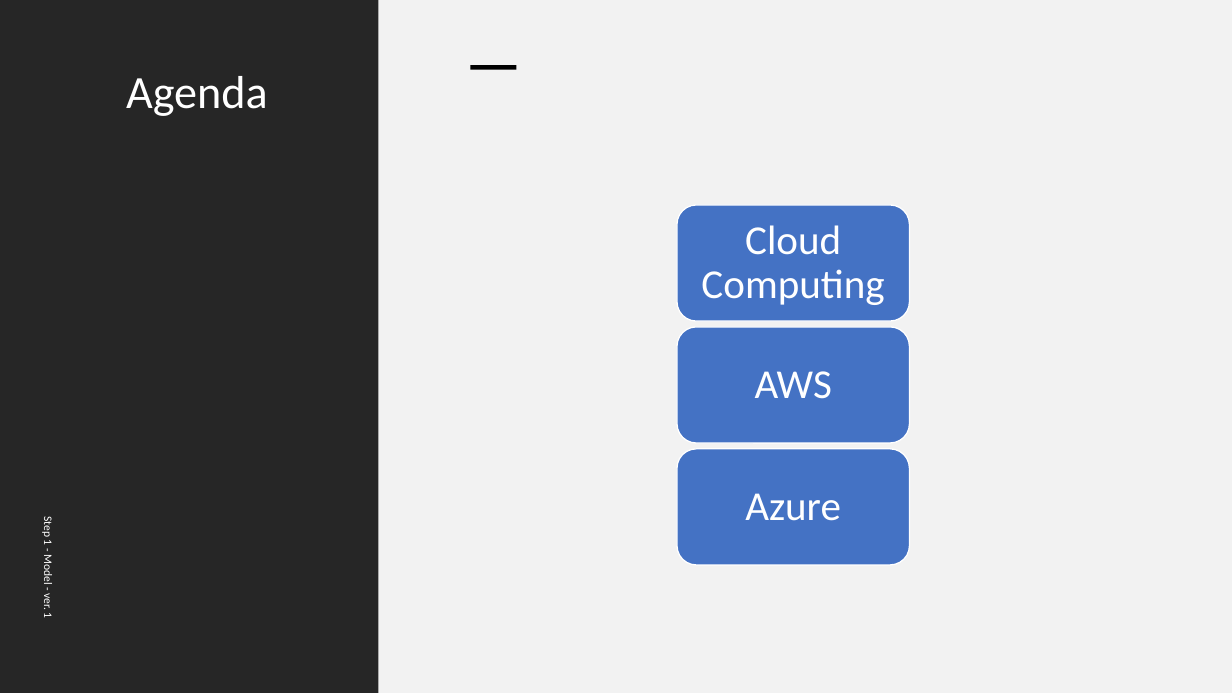
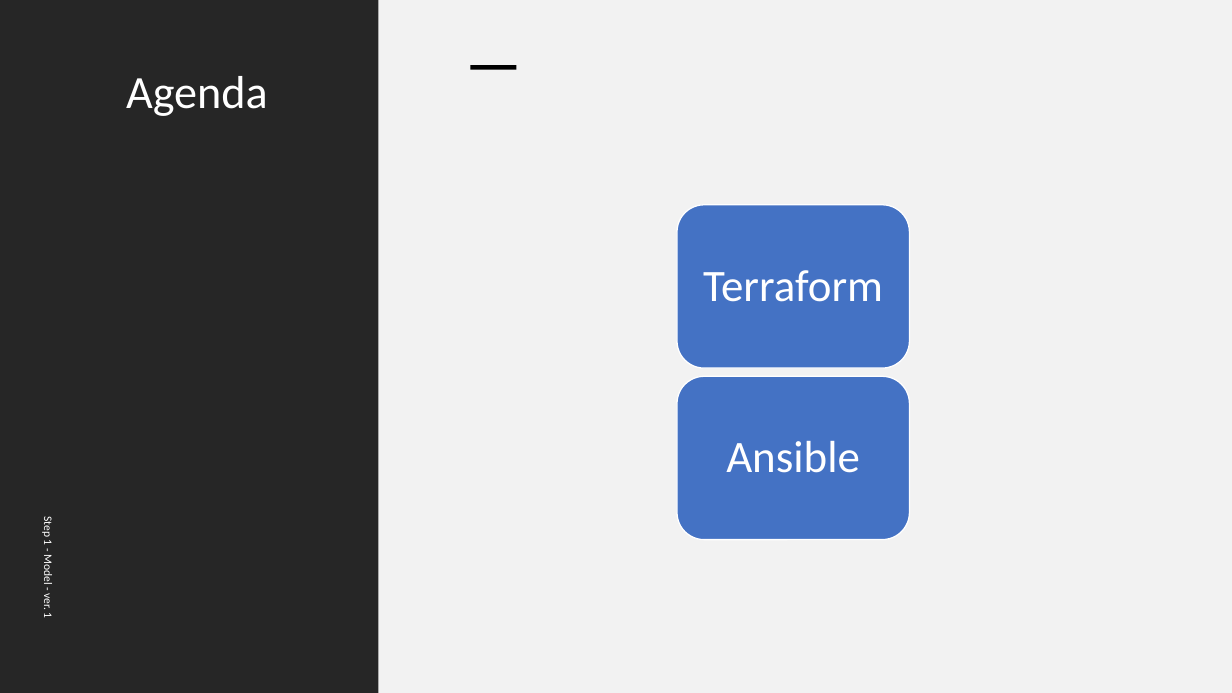
Before and after one commit to ext4dmin/DevOps-Mentorship, a slide deck: slide 2 of Step05-Infrastructure_as_a_Code_speach.pptx. Drawn at 1232x693 pixels with LibreOffice and Linux fonts; fonts in the diff are those of the drawing. Boxes give left, top, right and bottom in pixels: in the first picture for what was removed or moved away, otherwise in the second. Text is boxed around its words. In the diff, an @@ line names an element or a change of style, - is before the commit and + after.

```diff
--- a/Step05-Infrastructure_as_a_Code_speach.pptx
+++ b/Step05-Infrastructure_as_a_Code_speach.pptx
@@ rounded rectangle: place and size @@
-rounded rectangle at bbox=[677, 205, 910, 322]
+rounded rectangle at bbox=[677, 205, 910, 369]
@@ text added at bbox=[703, 270, 883, 302], 35 pt, text #FFFFFF @@
+Terraform
@@ rounded rectangle: place and size @@
-rounded rectangle at bbox=[677, 449, 910, 566]
+rounded rectangle at bbox=[677, 376, 910, 540]
@@ text added at bbox=[726, 441, 860, 473], 35 pt, text #FFFFFF @@
+Ansible
@@ group removed at bbox=[677, 225, 910, 521]: 3 texts, 1 rounded rectangle @@
-Cloud Computing
-AWS
-Azure
```
Also in this commit, not shown: 7 slides added, 2 other files.
